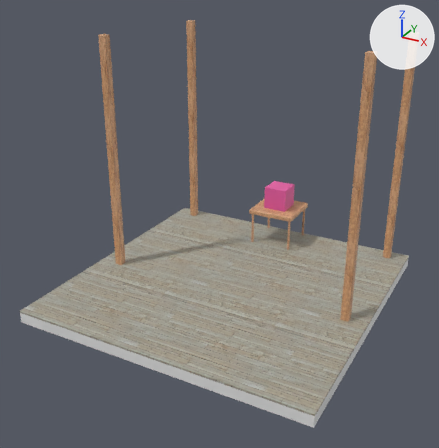
The glTF model static/model-03/model-03.glb as it was, and as the next commit left it.
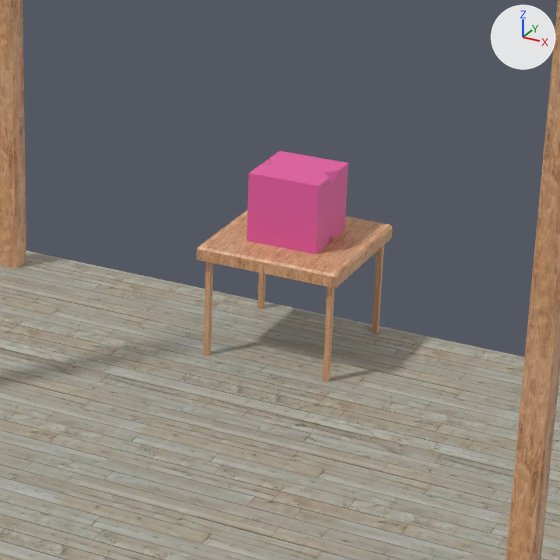
The first picture shows the older version from a 50 mm camera at (6.93, -13.25, 8.28) aimed at (-0.04, -0.58, 1.95). The close-ups show both versions on the part from 43% to 82% of the width and 30% to 68% of the height of that picture; other places that the commit changed are outside them. Every picture has the same lights, and +X, +Y and +Z are marked at upper right. Where no turn or scale is listed for an object, it has been applied to the vertices.

Objects in the first close-up: 'Cube', 'Floor', 'Leg', 'Leg.001', 'Leg.002', 'Leg.003', 'Pole.001', 'Pole.003', 'Tabletop'.
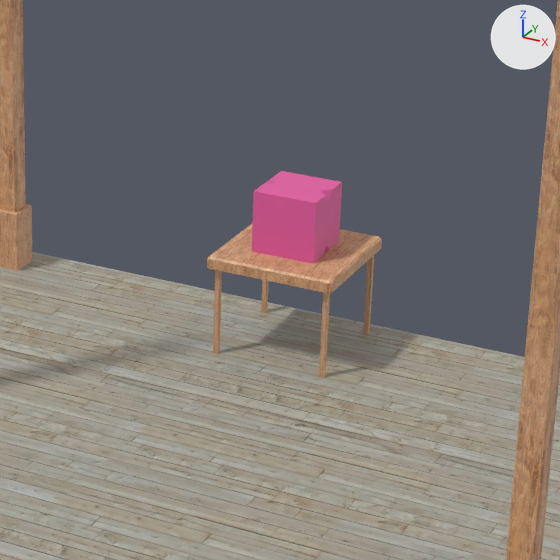
What differs and where, as boxes (x1, y1, x2, y2) in the close-ups (560 x 560 px):
'Cube', moved, rescaled (11% narrower, 10% shorter)
    before: (247, 151, 348, 254)
    after: (252, 171, 342, 264)
'Tabletop', moved, rescaled (10% narrower, 11% shorter)
    before: (197, 210, 392, 288)
    after: (207, 224, 382, 293)
'Pole.004', added (brown)
    after: (0, 204, 32, 270)
'Leg.001', moved
    before: (204, 262, 213, 355)
    after: (213, 270, 222, 354)
'Leg.003', moved
    before: (372, 245, 384, 334)
    after: (363, 255, 374, 335)
'Leg.002', moved, rescaled (14% narrower, 9% shorter)
    before: (322, 287, 335, 382)
    after: (319, 292, 330, 378)
'Leg', moved, rescaled
    before: (258, 273, 266, 309)
    after: (261, 280, 269, 313)

The edits, one by one:
Mesh me_cube_007 is new.
It has 24 vertices, 44 faces and spans x -0.15..0.15, y -0.15..0.15, z -0.329..0.496.
It uses material mat_wood_table (picture img_wood_08_diffuse_xtm_optimized).
Object 'Tabletop' (ob_tabletop) moves from (0.003, 3.221, 1.049) to (0.003, 3.221, 0.943).
Object 'Tabletop' (ob_tabletop) is rescaled from (0.702, 0.702, 0.702) to (0.628, 0.628, 0.628).
Object 'Cube' (ob_cube) moves from (0.003, 3.221, 1.436) to (0.003, 3.221, 1.29).
Object 'Cube' (ob_cube) is rescaled from (0.349, 0.349, 0.349) to (0.312, 0.312, 0.312).
Object 'Leg.002' (ob_leg_002) moves from (0.621, 2.613, 0.983) to (0.556, 2.677, 0.885).
Object 'Leg.002' (ob_leg_002) is rescaled from (0.0264, 0.0264, 0.0175) to (0.0236, 0.0236, 0.0156).
Object 'Leg.003' (ob_leg_003) moves from (0.621, 3.83, 0.983) to (0.556, 3.766, 0.885).
Object 'Leg' (ob_leg) moves from (-0.596, 3.83, 0.983) to (-0.532, 3.766, 0.885).
Object 'Leg' (ob_leg) is rescaled from (0.0264, 0.0264, 0.0175) to (0.0236, 0.0236, 0.0156).
Object 'Leg.001' (ob_leg_001) moves from (-0.596, 2.604, 0.983) to (-0.532, 2.669, 0.885).
Object 'Pole.004' (ob_pole_004) is new; it shows me_cube_007.
Its location is (-3.361, 3.628, 0.137).
